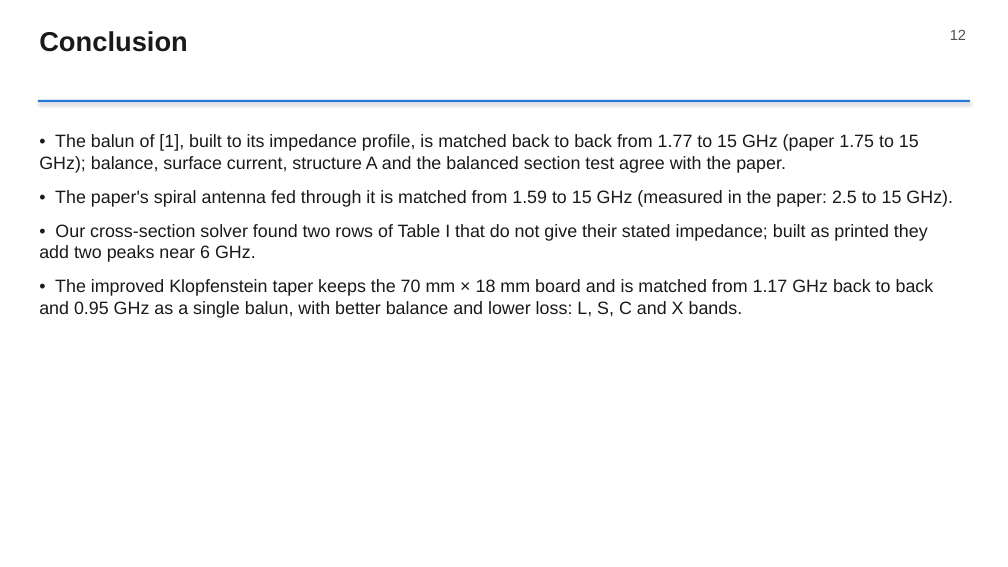
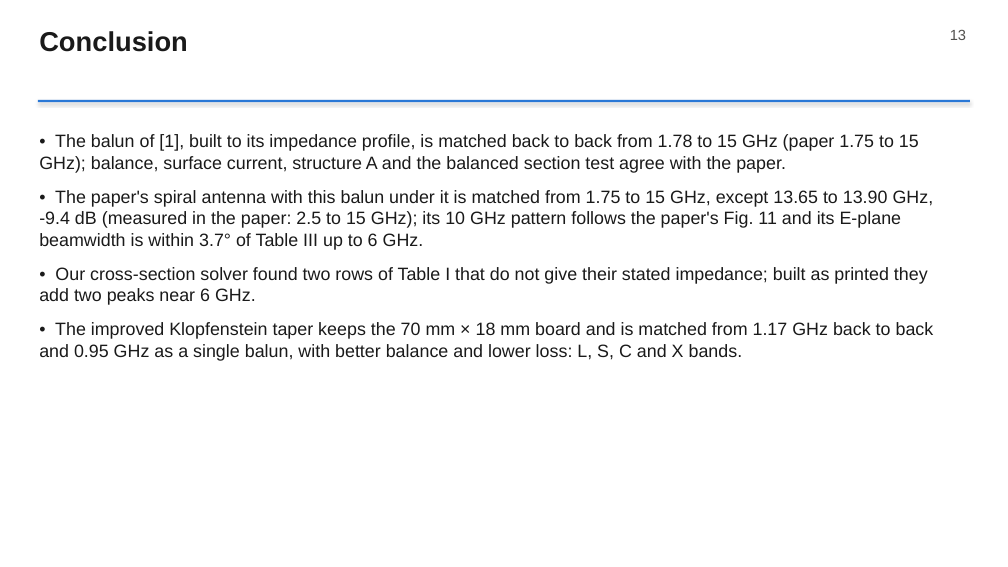
Before and after one commit to RushilJ2603/wideband-balun, a slide deck: slide 13 of slides/Wideband_Balun.pptx (slide 12 before the commit). Drawn at 1008x567 pixels with LibreOffice and Linux fonts; fonts in the diff are those of the drawing. Boxes give left, top, right and bottom in pixels: in the first picture for what was removed or moved away, otherwise in the second. Text is boxed around its words. In the diff, an @@ line names an element or a change of style, - is before the commit and + after.

Commit message:
Report, slides and README with the full antenna model and the 18 mm board

```diff
--- a/slides/Wideband_Balun.pptx
+++ b/slides/Wideband_Balun.pptx
@@ text at bbox=[950, 30, 966, 40]: text changed @@
-12
+13
@@ text at bbox=[39, 134, 934, 250]: text changed @@
-• The balun of [1], built to its impedance profile, is matched back to back from 1.77 to 15 GHz (paper 1.75 to 15 GHz); balance, surface current, structure A and the balanced section test agree with the paper.
-• The paper's spiral antenna fed through it is matched from 1.59 to 15 GHz (measured in the paper: 2.5 to 15 GHz).
+• The balun of [1], built to its impedance profile, is matched back to back from 1.78 to 15 GHz (paper 1.75 to 15 GHz); balance, surface current, structure A and the balanced section test agree with the paper.
+• The paper's spiral antenna with this balun under it is matched from 1.75 to 15 GHz, except 13.65 to 13.90 GHz, -9.4 dB (measured in the paper: 2.5 to 15 GHz); its 10 GHz pattern follows the paper's Fig. 11 and its E-plane beamwidth is within 3.7° of Table III up to 6 GHz.
```
Also in this commit, not shown: 9 other slides changed, 1 slide added, 7 other files.
